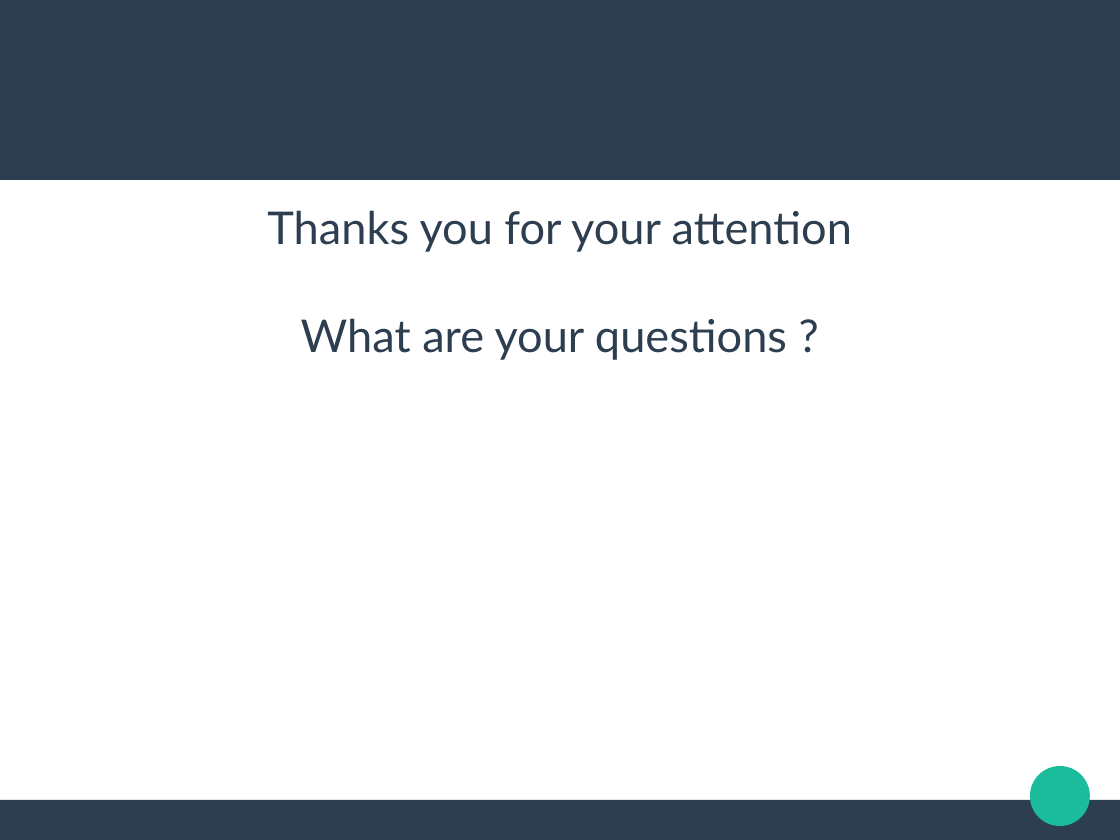
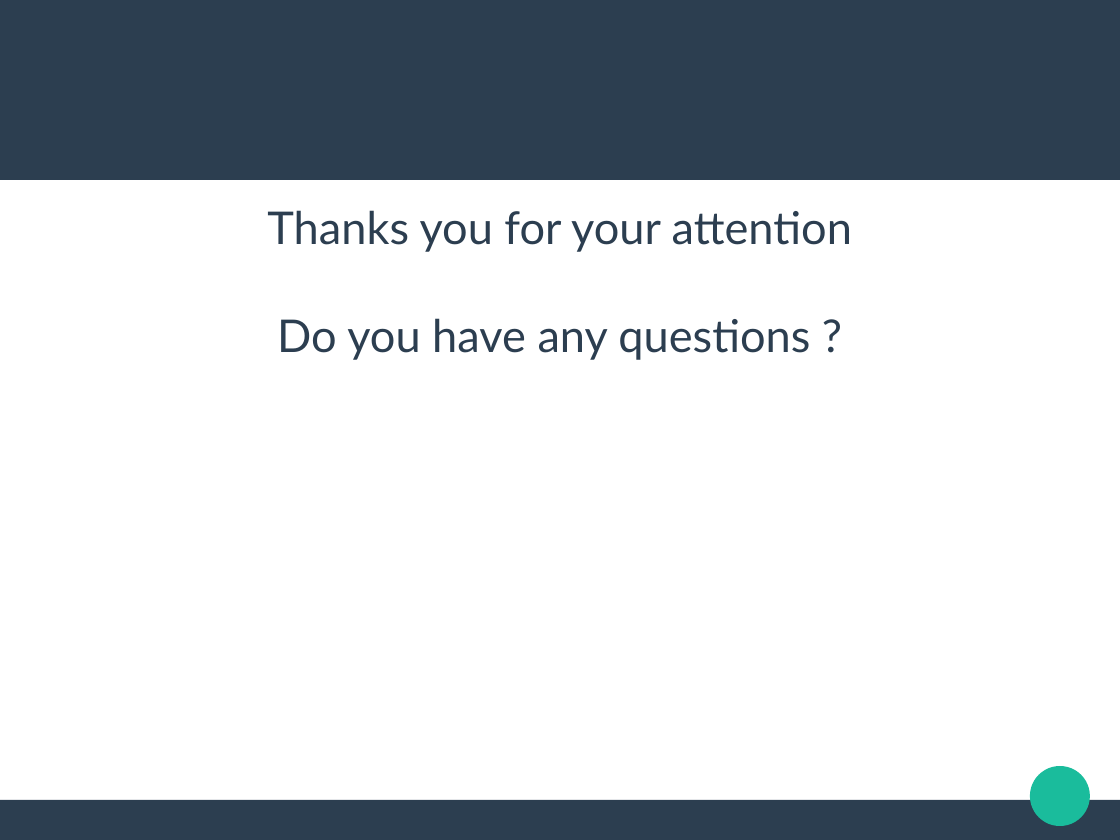
Before and after one commit to trandinhkhoa/distributed-system-project, a slide deck: slide 15 of presentation/defense.odp (slide 14 before the commit). Drawn at 1120x840 pixels with LibreOffice and Linux fonts; fonts in the diff are those of the drawing. Boxes give left, top, right and bottom in pixels: in the first picture for what was removed or moved away, otherwise in the second. Text is boxed around its words. In the diff, an @@ line names an element or a change of style, - is before the commit and + after.

```diff
--- a/presentation/defense.odp
+++ b/presentation/defense.odp
@@ subtitle at box(277, 318, 810, 360): text changed @@
-What are your questions ?
+Do you have any questions ?
```
Also in this commit, not shown: 4 other slides changed, 1 slide added.
